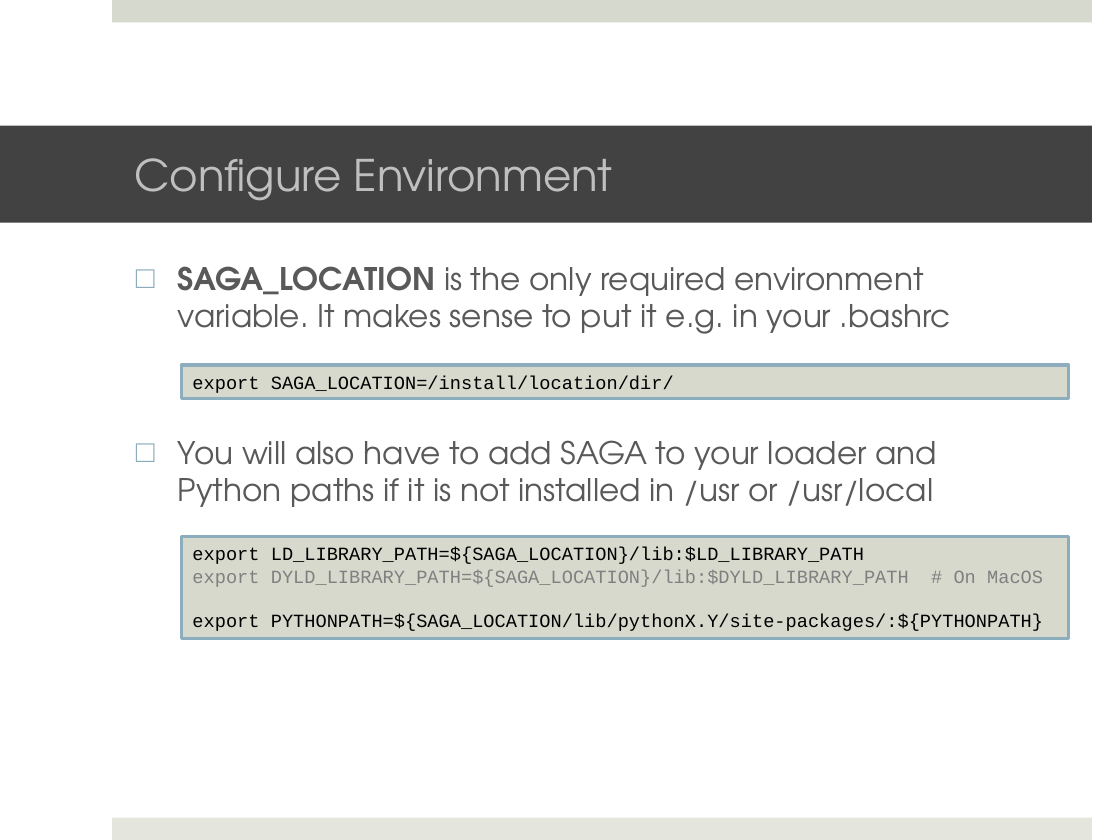
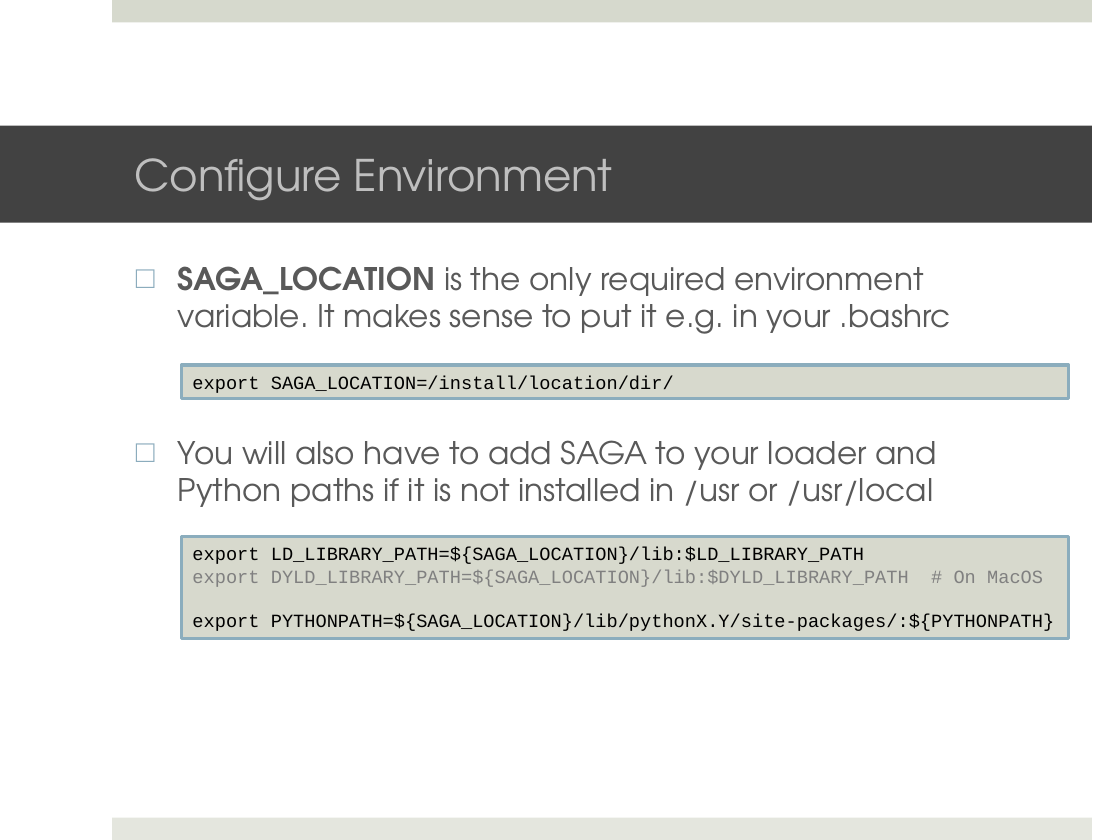
Before and after one commit to saga-project/saga-cpp-legacy-projects, a slide deck: slide 10 of tutorial/general_tutorial/Installation.pptx. Drawn at 1120x840 pixels with LibreOffice and Linux fonts; fonts in the diff are those of the drawing; background and template pictures are left out. Boxes give left, top, right and bottom in pixels: in the first picture for what was removed or moved away, otherwise in the second. Text is boxed around its words. In the diff, an @@ line names an element or a change of style, - is before the commit and + after.

```diff
--- a/tutorial/general_tutorial/Installation.pptx
+++ b/tutorial/general_tutorial/Installation.pptx
@@ text in rectangle at box(192, 614, 1054, 631): text changed @@
-export PYTHONPATH=${SAGA_LOCATION/lib/pythonX.Y/site-packages/:${PYTHONPATH}
+export PYTHONPATH=${SAGA_LOCATION}/lib/pythonX.Y/site-packages/:${PYTHONPATH}
```
Also in this commit, not shown: 1 slide added.
